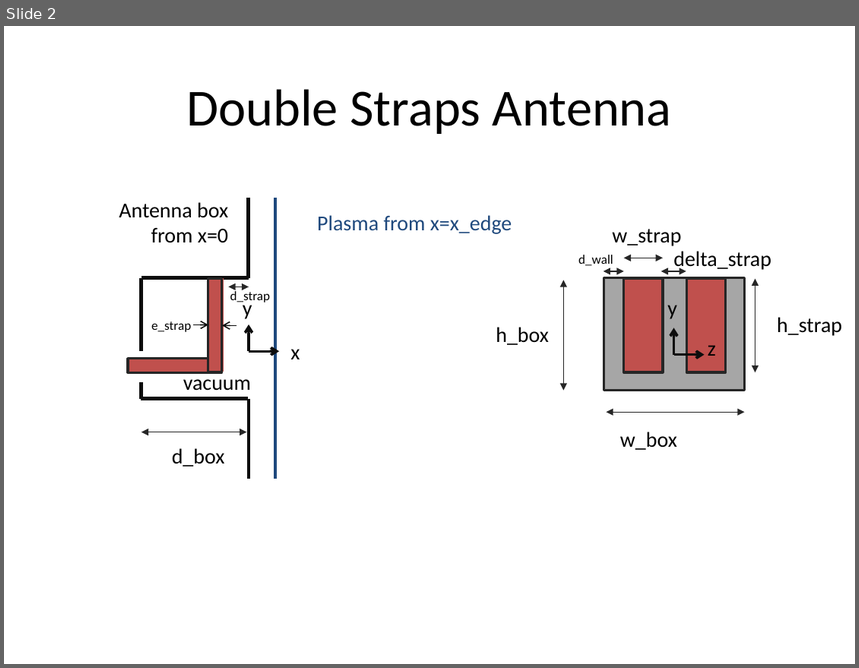
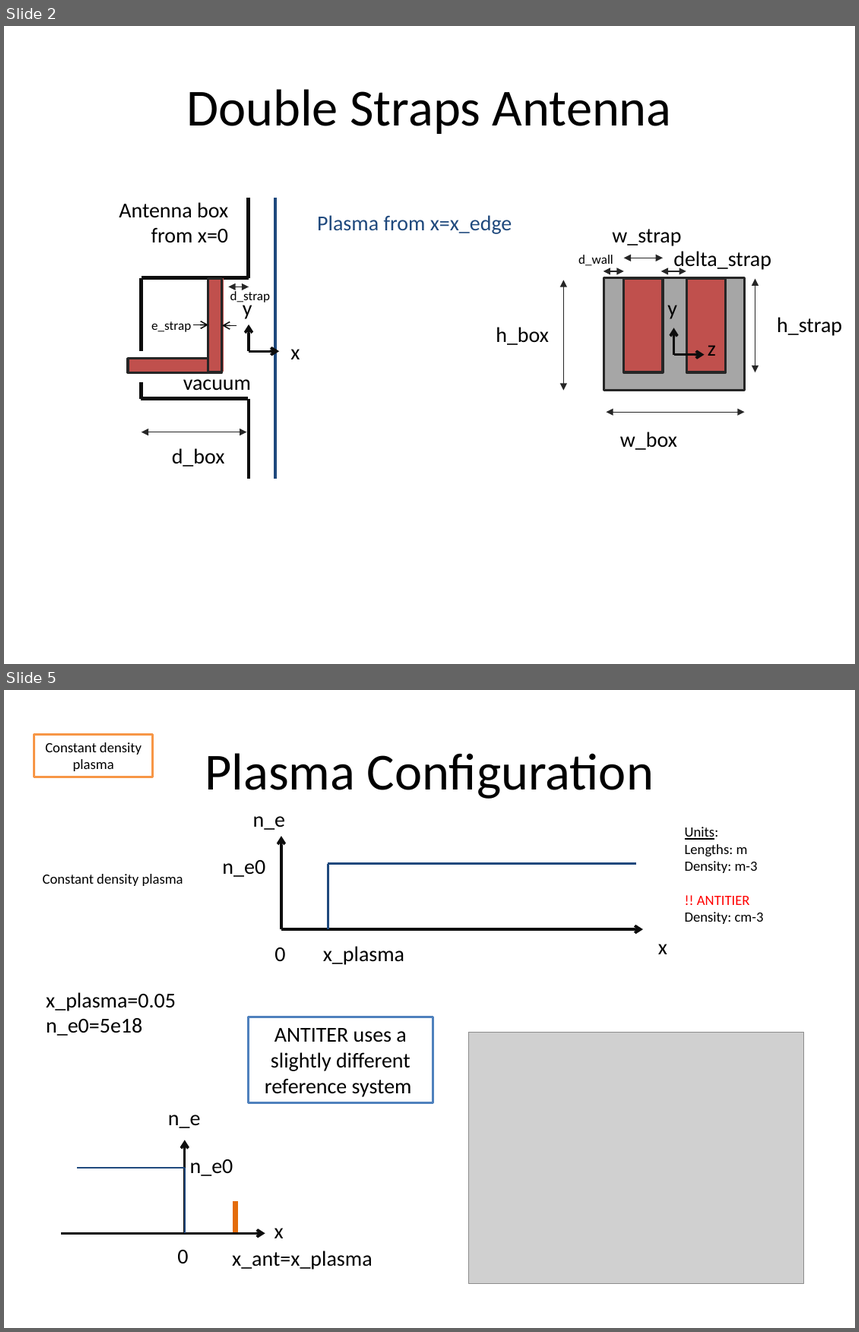
Before and after one commit to jhillairet/SOFT2018_Cold_Plasma_Modeling, a slide deck: Test Configurations/Test Geometries.pptx. Shown one above the other, each under a label of ours: slide 2 before the commit, slides 2 and 5 after it; the slides between them are not shown. The pictures are 859x668 and 859x1332 pixels, drawn with LibreOffice and Linux fonts; fonts in the diff are those of the drawing; grey boxes stand for pictures. Boxes give left, top, right and bottom in pixels: in the first picture for what was removed or moved away, otherwise in the second. Text is boxed around its words. In the diff, an @@ line names an element or a change of style, - is before the commit and + after.

Commit message:
Added the results of ANTITER for double strap case.

```diff
--- a/Test Configurations/Test Geometries.pptx
+++ b/Test Configurations/Test Geometries.pptx
@@ slide 5 added at (4, 690, 855, 1328), background #FFFFFF @@
@@ rectangle added at (34, 734, 153, 777), fill #FFFFFF, outline #F79646 2 pt, 12 pt, text #000000 @@
+Constant density plasma
@@ title added at (205, 753, 654, 799), 44 pt, text #000000 @@
+Plasma Configuration
@@ text added at (253, 816, 286, 830), 18 pt, text #000000 @@
+n_e
@@ arrow added from (281, 929) to (281, 837), #0D0D0D 2.25 pt @@
@@ text added at (685, 827, 764, 924), 12 pt, text #000000 @@
+Units:
+Lengths: m
+Density: m-3
+!! ANTITIER
+Density: cm-3
@@ text added at (222, 860, 265, 877), 18 pt, text #000000 @@
+n_e0
@@ line added from (329, 929) to (329, 863), #1F497D 1.5 pt @@
@@ line added from (329, 863) to (636, 863), #1F497D 1.5 pt @@
@@ text added at (43, 874, 183, 886), 12 pt, text #000000 @@
+Constant density plasma
@@ arrow added from (281, 929) to (643, 929), #0D0D0D 2.25 pt @@
@@ text added at (275, 948, 285, 961), 18 pt, text #000000 @@
+0
@@ text added at (323, 946, 405, 965), 18 pt, text #000000 @@
+x_plasma
@@ text added at (658, 944, 667, 954), 18 pt, text #000000 @@
+x
@@ text added at (46, 992, 176, 1036), 18 pt, text #000000 @@
+x_plasma=0.05
+n_e0=5e18
@@ rectangle added at (248, 1017, 432, 1103), fill #FFFFFF, outline #4F81BD 2 pt, 18 pt, text #000000 @@
+ANTITER uses a slightly different reference system
@@ picture added at (469, 1032, 804, 1284) @@
@@ group added at (61, 1115, 373, 1270): 5 texts, 3 lines, 2 arrows @@
+n_e0
+x
+x_ant=x_plasma
+0
+n_e
```
Also in this commit, not shown: 2 slides changed, 9 other slides added, 1 other file.
